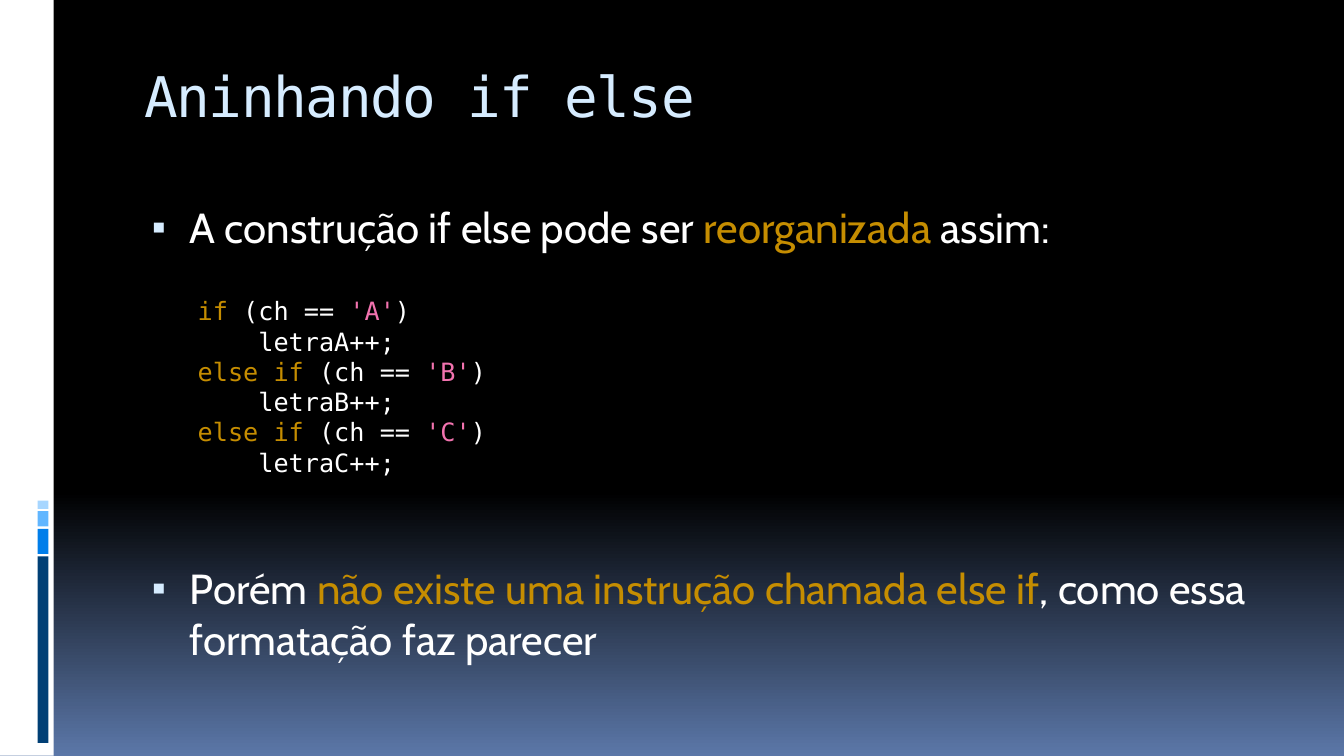
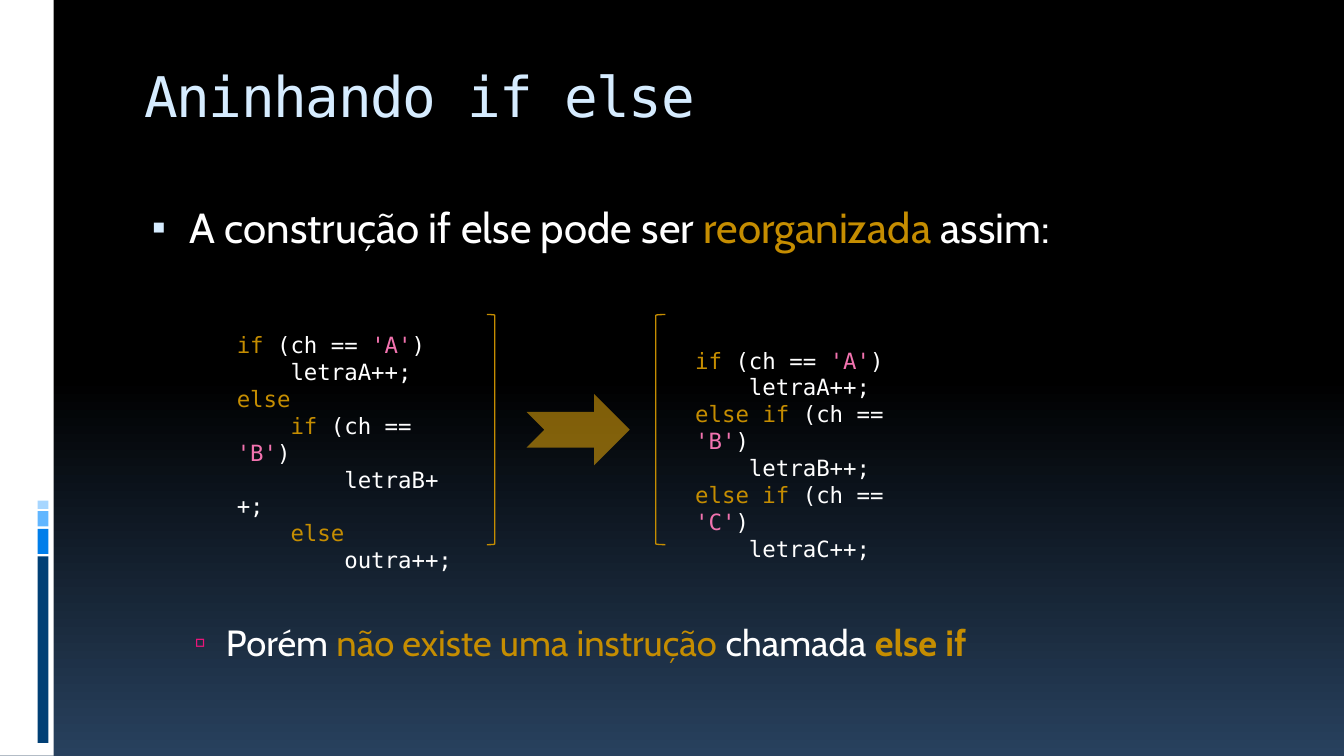
Before and after one commit to JudsonSS/ProgComp, a slide deck: slide 18 of Slides/20. Instrução de Desvio If.pptx. Drawn at 1344x756 pixels with LibreOffice and Linux fonts; fonts in the diff are those of the drawing. Boxes give left, top, right and bottom in pixels: in the first picture for what was removed or moved away, otherwise in the second. Text is boxed around its words. In the diff, an @@ line names an element or a change of style, - is before the commit and + after.

```diff
--- a/Slides/20. Instrução de Desvio If.pptx
+++ b/Slides/20. Instrução de Desvio If.pptx
@@ background gradient #000000 to #5B77A8 to gradient #000000 to #28415E @@
@@ right bracket added at (487, 315, 495, 544), outline #C58D01 0.94 pt @@
@@ right bracket added at (656, 315, 665, 544), outline #C58D01 0.94 pt @@
@@ text added at (237, 336, 438, 542), 16 pt, text #FFFFFF @@
+if (ch == 'A')
+letraA++;
+else
+if (ch == 'B')
+letraB++;
+else
+outra++;
@@ text "if (ch == 'A')": place and size @@
-text "if (ch == 'A')" at (198, 301, 486, 476)
+text "if (ch == 'A')" at (695, 352, 884, 560)
@@ text "if (ch == 'A')" at (695, 352, 884, 560): size 18 to 16 pt @@
@@ notched right arrow added at (526, 394, 629, 466), fill #FEB80A at 50% opacity @@
@@ text at (226, 628, 966, 663): text changed; size 30 to 26 pt; text colour #FFFFFF to #C58D01 @@
-▪ Porém não existe uma instrução chamada else if, como essa formatação faz parecer
+  ▫ Porém não existe uma instrução chamada else if
```
Also in this commit, not shown: 20 other slides changed, 4 other files.
